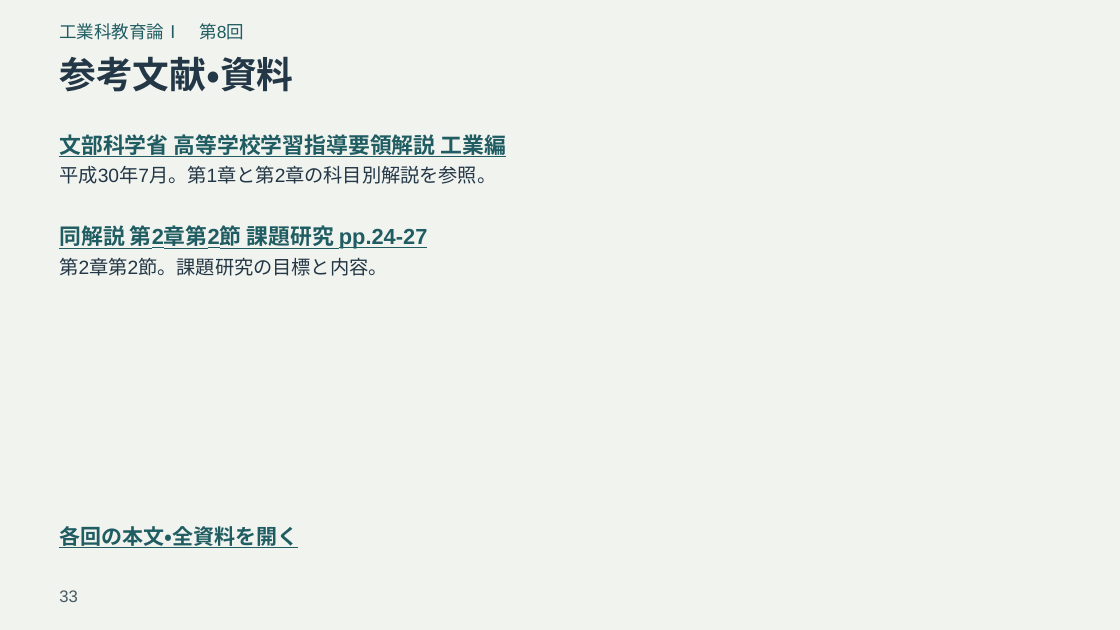
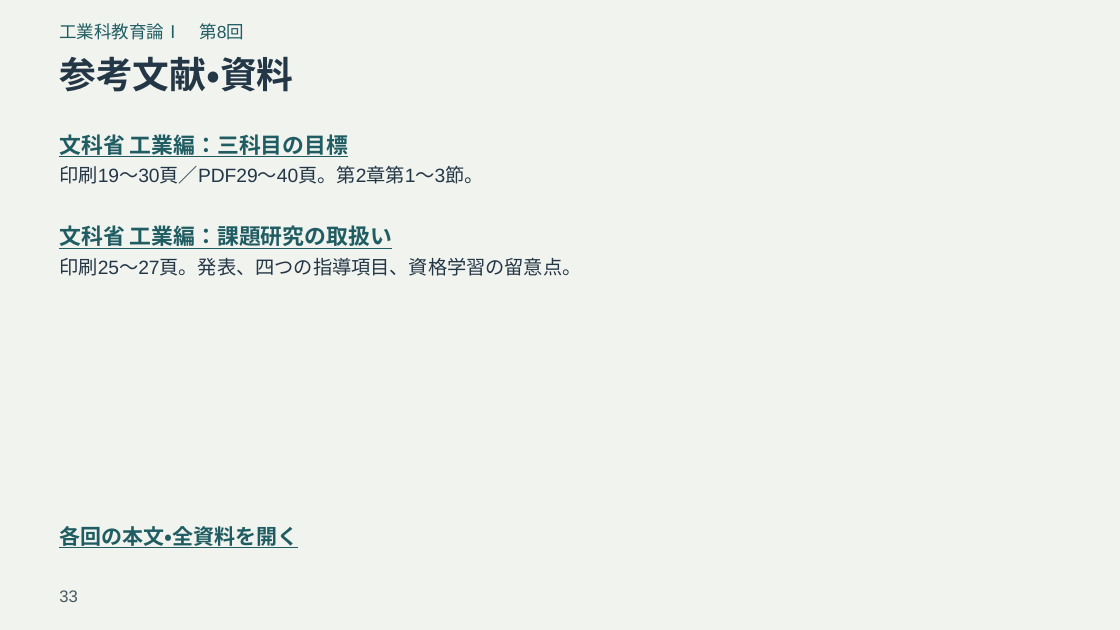
Before and after one commit to zooc-14calbp/industrial-education-i, a slide deck: slide 33 of reorganized/20261105/expanded/slides.pptx. Drawn at 1120x630 pixels with LibreOffice and Linux fonts; fonts in the diff are those of the drawing. Boxes give left, top, right and bottom in pixels: in the first picture for what was removed or moved away, otherwise in the second. Text is boxed around its words. In the diff, an @@ line names an element or a change of style, - is before the commit and + after.

```diff
--- a/reorganized/20261105/expanded/slides.pptx
+++ b/reorganized/20261105/expanded/slides.pptx
@@ text at (x1=59, y1=134, x2=348, y2=157): text changed @@
-文部科学省 高等学校学習指導要領解説 工業編
+文科省 工業編：三科目の目標
@@ text at (x1=59, y1=166, x2=483, y2=184): text changed @@
-平成30年7月。第1章と第2章の科目別解説を参照。
+印刷19～30頁／PDF29～40頁。第2章第1～3節。
@@ text at (x1=59, y1=225, x2=392, y2=249): text changed @@
-同解説 第2章第2節 課題研究 pp.24-27
+文科省 工業編：課題研究の取扱い
@@ text at (x1=59, y1=258, x2=581, y2=276): text changed @@
-第2章第2節。課題研究の目標と内容。
+印刷25～27頁。発表、四つの指導項目、資格学習の留意点。
```
Also in this commit, not shown: 7 other slides changed, 12 other files.
